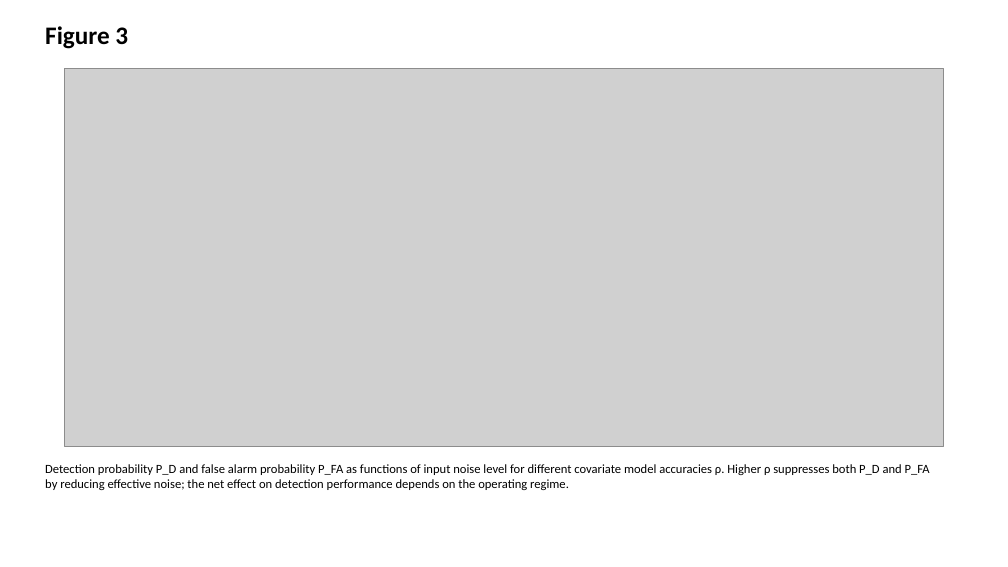
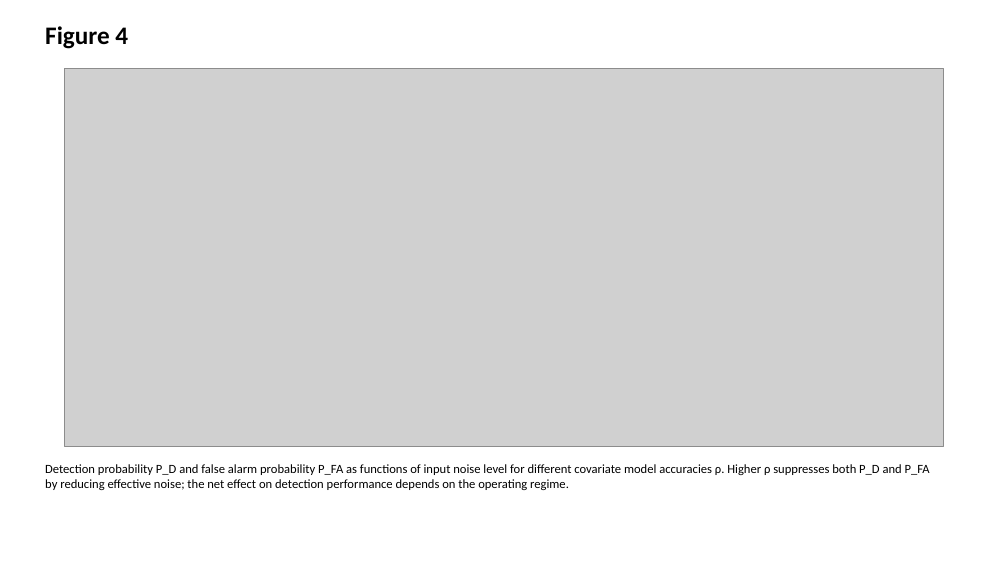
Before and after one commit to bougtoir/heat-accidents-mortality, a slide deck: slide 4 of sr_ancova_framework/pre_submission/figures.pptx (slide 3 before the commit). Drawn at 1008x567 pixels with LibreOffice and Linux fonts; fonts in the diff are those of the drawing; grey boxes stand for pictures. Boxes give left, top, right and bottom in pixels: in the first picture for what was removed or moved away, otherwise in the second. Text is boxed around its words. In the diff, an @@ line names an element or a change of style, - is before the commit and + after.

```diff
--- a/sr_ancova_framework/pre_submission/figures.pptx
+++ b/sr_ancova_framework/pre_submission/figures.pptx
@@ text at <box>45,26,128,49</box>: text changed @@
-Figure 3
+Figure 4
```
Also in this commit, not shown: 4 other slides changed, 11 other files.
